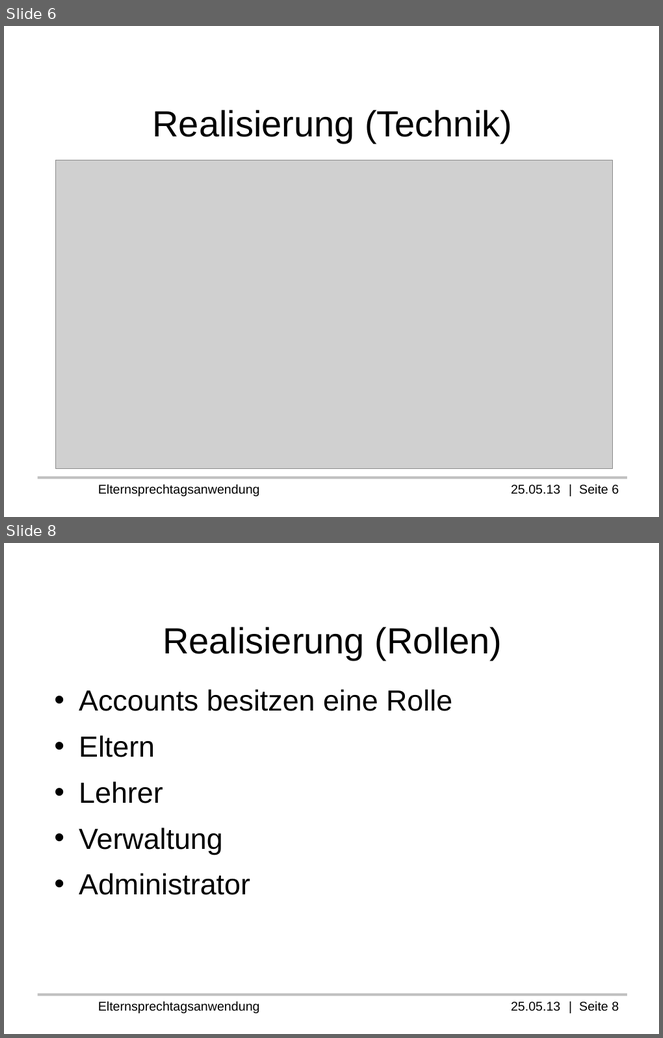
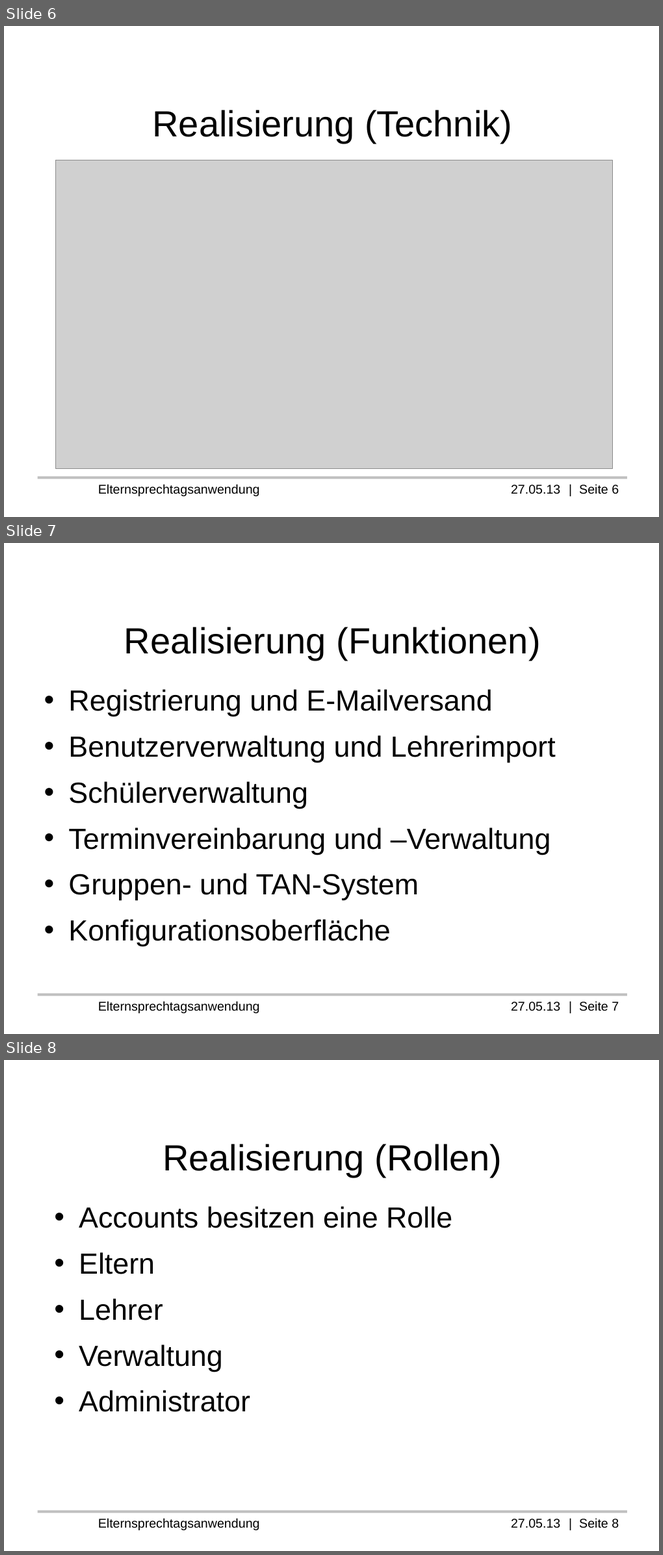
Before and after one commit to Professi/esta, a slide deck: docs/Praesentation/Elternsprechtagsanwendung(ESTA).odp. Shown one above the other, each under a label of ours: slides 6 and 8 before the commit, slides 6, 7 and 8 after it; the slides between them are not shown. The pictures are 663x1038 and 663x1555 pixels, drawn with LibreOffice and Linux fonts; fonts in the diff are those of the drawing; grey boxes stand for pictures; background and template pictures are left out. Boxes give left, top, right and bottom in pixels: in the first picture for what was removed or moved away, otherwise in the second. Text is boxed around its words. In the diff, an @@ line names an element or a change of style, - is before the commit and + after.

```diff
--- a/docs/Praesentation/Elternsprechtagsanwendung(ESTA).odp
+++ b/docs/Praesentation/Elternsprechtagsanwendung(ESTA).odp
@@ slide 7 added at [4,543,659,1034], background #FFFFFF; not listed: 2 template elements that a slide beside it also shows @@
@@ title added at [124,627,540,660], 40 pt, text #000000 @@
+Realisierung (Funktionen)
@@ text added at [68,689,556,947], 32 pt, text #000000 @@
+• Registrierung und E-Mailversand
+• Benutzerverwaltung und Lehrerimport
+• Schülerverwaltung
+• Terminvereinbarung und –Verwaltung
+• Gruppen- und TAN-System
+• Konfigurationsoberfläche
@@ text at [98,484,619,497]: text changed @@
-Elternsprechtagsanwendung 25.05.13 | Seite 6
+Elternsprechtagsanwendung 27.05.13 | Seite 6
@@ text at [98,1518,619,1531]: text changed @@
-Elternsprechtagsanwendung 25.05.13 | Seite 8
+Elternsprechtagsanwendung 27.05.13 | Seite 8
```
Also in this commit, not shown: 1 slide changed, 1 slide removed, 1 other file.
